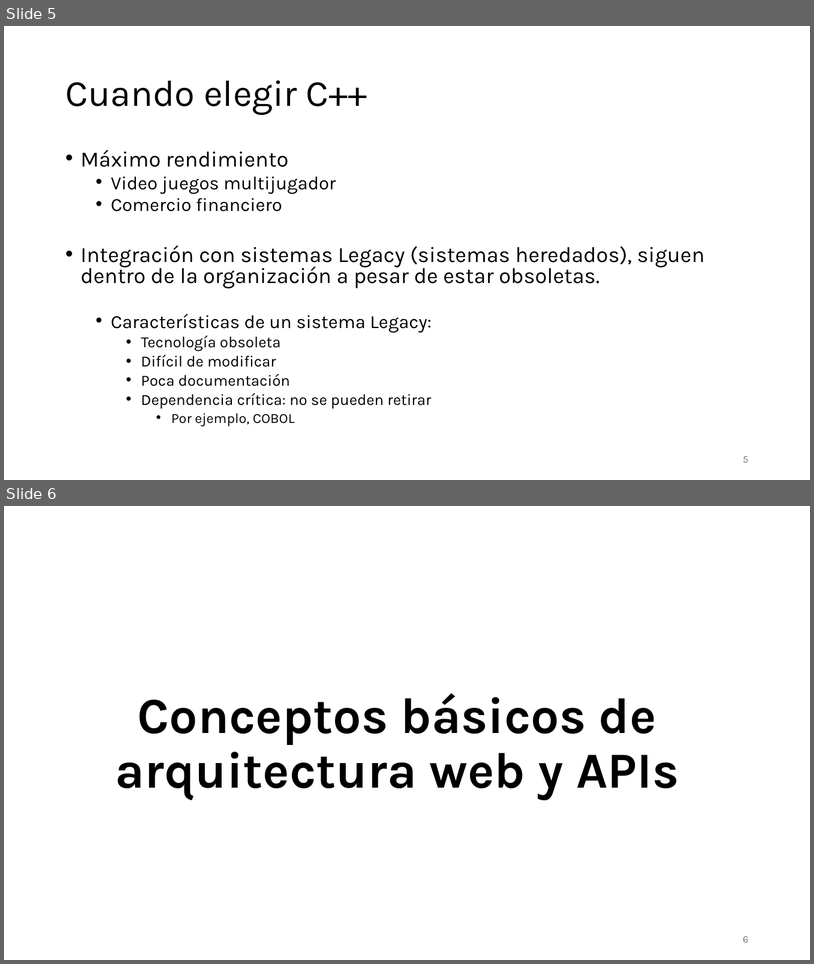
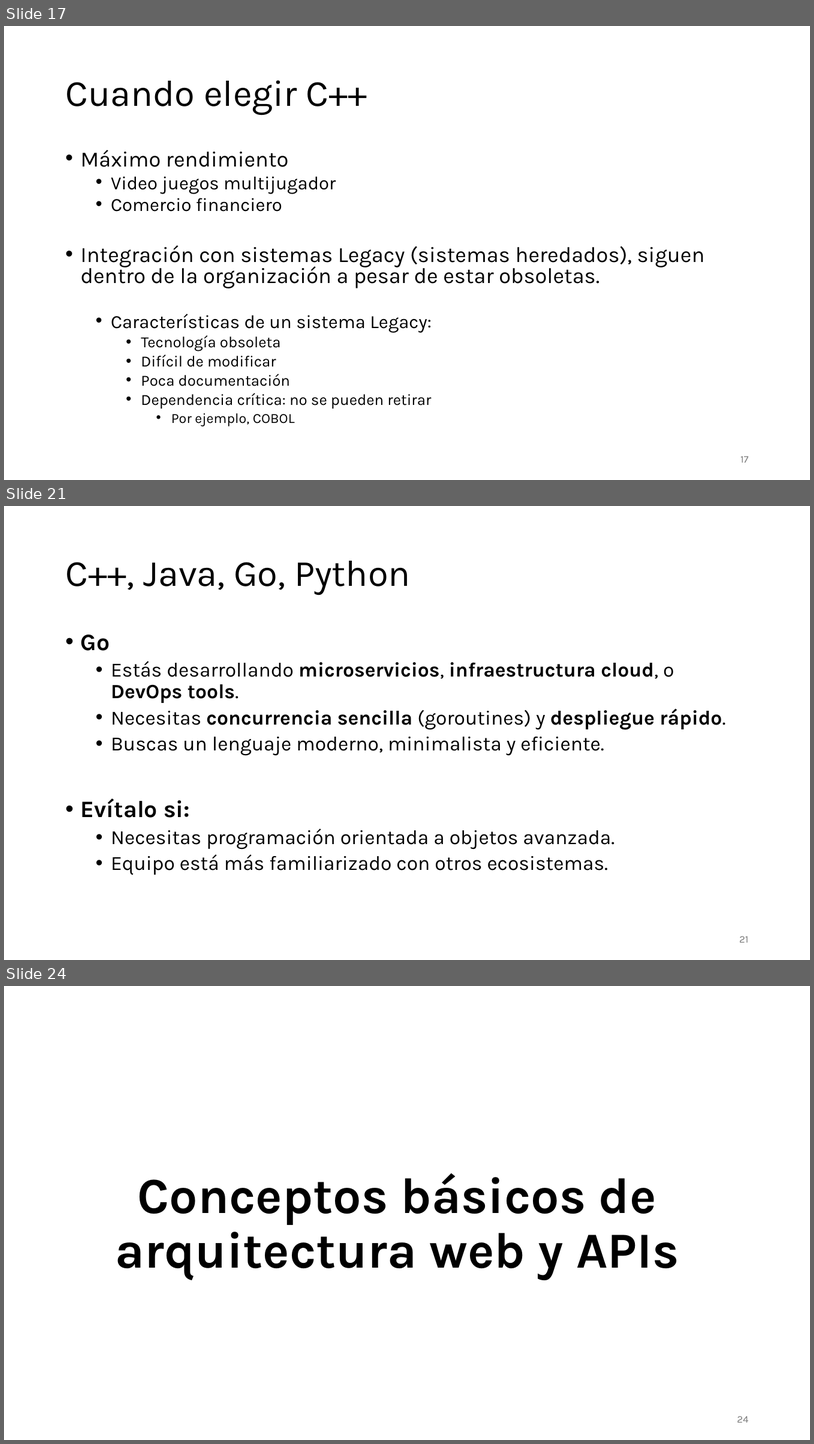
Before and after one commit to aldebarran22/CURSO_CPP_SERVICIOS_30H, a slide deck: doc/1_Introduccion a los servicios Web en Cpp.pptx. Shown one above the other, each under a label of ours: slides 5 and 6 before the commit, slides 17, 21 and 24 after it; the slides between them are not shown. The pictures are 814x964 and 814x1444 pixels, drawn with LibreOffice and Linux fonts; fonts in the diff are those of the drawing. Boxes give left, top, right and bottom in pixels: in the first picture for what was removed or moved away, otherwise in the second. Text is boxed around its words. In the diff, an @@ line names an element or a change of style, - is before the commit and + after.

```diff
--- a/doc/1_Introduccion a los servicios Web en Cpp.pptx
+++ b/doc/1_Introduccion a los servicios Web en Cpp.pptx
@@ slide 21 added at [4, 506, 810, 960], background #FFFFFF @@
@@ title added at [65, 561, 411, 595], 44 pt, text #000000 @@
+C++, Java, Go, Python
@@ text added at [81, 634, 726, 874], 24 pt, text #000000 @@
+• Go
+  • Estás desarrollando microservicios, infraestructura cloud, o DevOps tools.
+  • Necesitas concurrencia sencilla (goroutines) y despliegue rápido.
+  • Buscas un lenguaje moderno, minimalista y eficiente.
+• Evítalo si:
+  • Necesitas programación orientada a objetos avanzada.
+  • Equipo está más familiarizado con otros ecosistemas.
@@ page number added at [740, 936, 749, 942], 12 pt, text #797979 @@
+21
@@ what was slide 5 is now slide 17 @@
@@ page number at [741, 456, 749, 462]: text changed @@
-5
+17
@@ what was slide 6 is now slide 24 @@
@@ page number at [737, 1416, 749, 1422]: text changed @@
-6
+24
```
Also in this commit, not shown: 17 other slides added, 44 other files.
